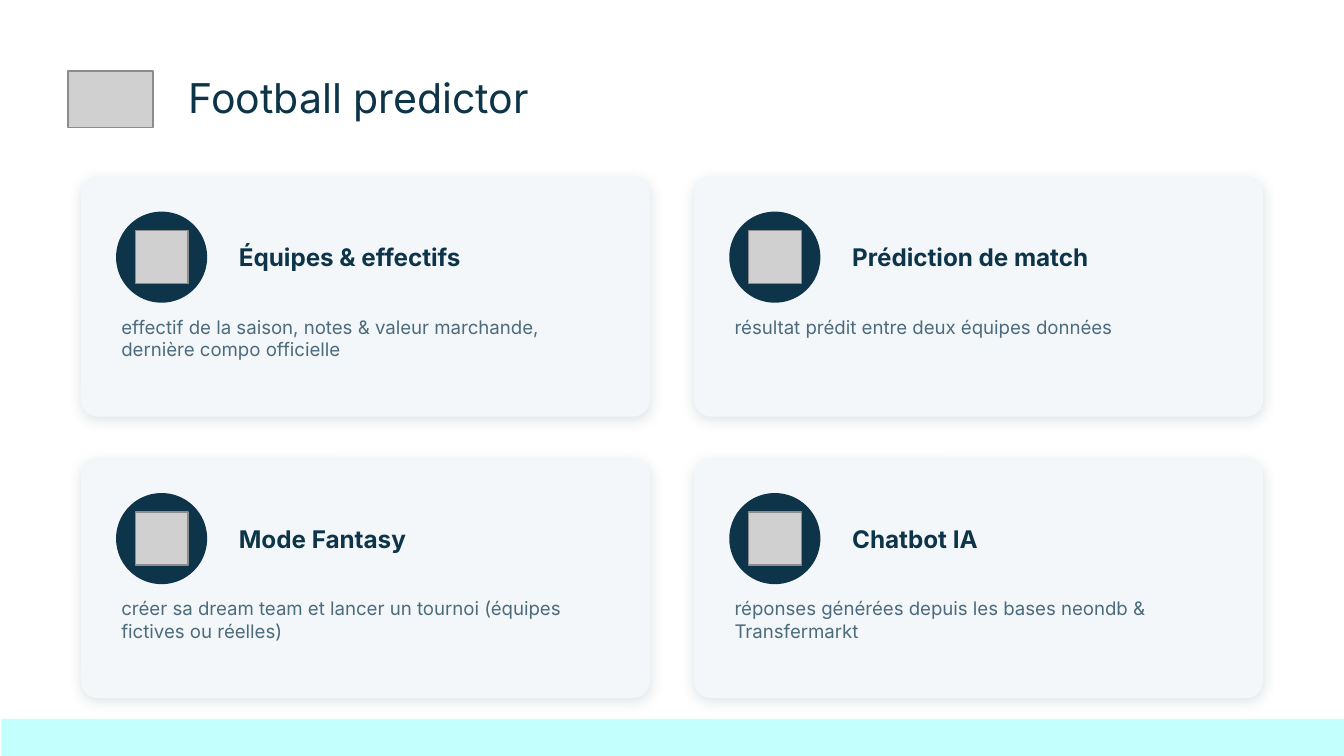
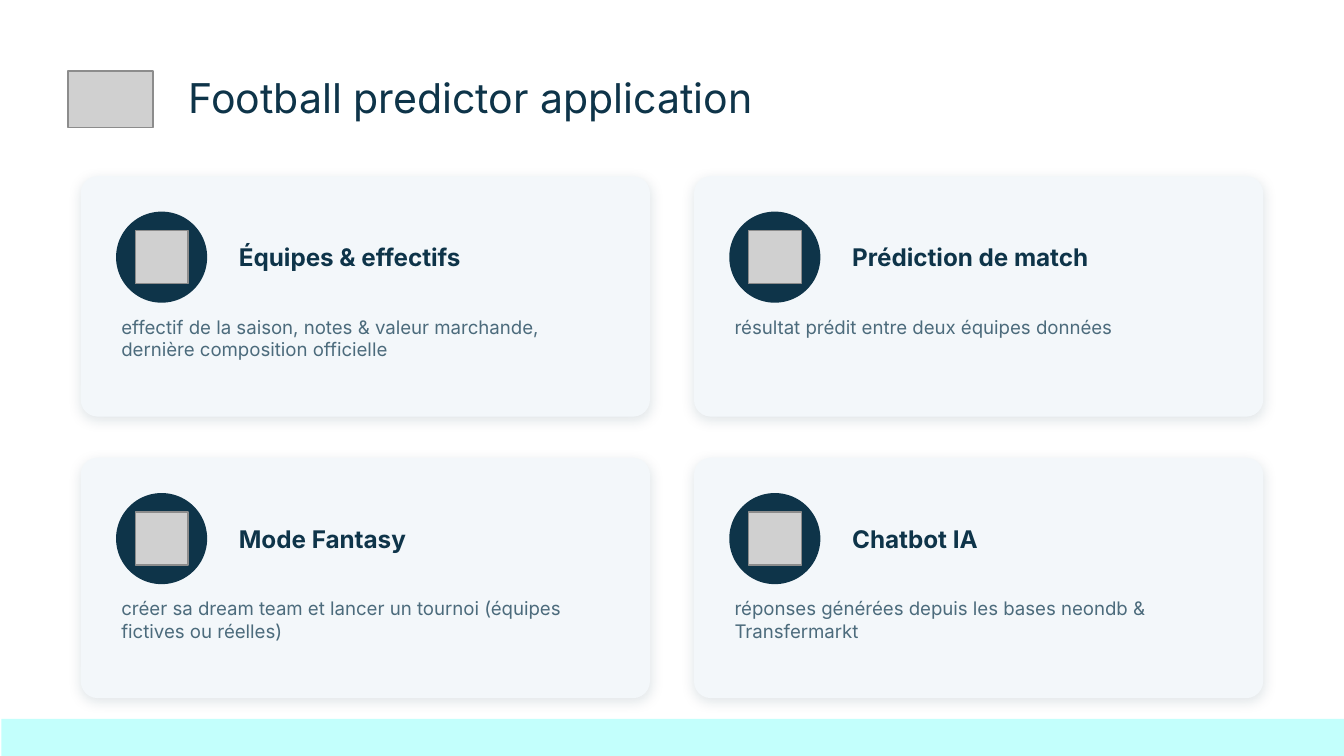
Before and after one commit to kinpintouche-star/football-predictor, a slide deck: slide 5 of FootballPredictorDemoDay20260803.pptx (slide 4 before the commit). Drawn at 1344x756 pixels with LibreOffice and Linux fonts; fonts in the diff are those of the drawing; grey boxes stand for pictures; background and template pictures are left out. Boxes give left, top, right and bottom in pixels: in the first picture for what was removed or moved away, otherwise in the second. Text is boxed around its words. In the diff, an @@ line names an element or a change of style, - is before the commit and + after.

```diff
--- a/FootballPredictorDemoDay20260803.pptx
+++ b/FootballPredictorDemoDay20260803.pptx
@@ title at [189, 82, 752, 122]: text changed @@
-Football predictor
+Football predictor application
@@ text at [121, 320, 538, 360]: text changed @@
-effectif de la saison, notes & valeur marchande, dernière compo officielle
+effectif de la saison, notes & valeur marchande, dernière composition officielle
```
Also in this commit, not shown: 12 other slides changed, 2 slides added.
